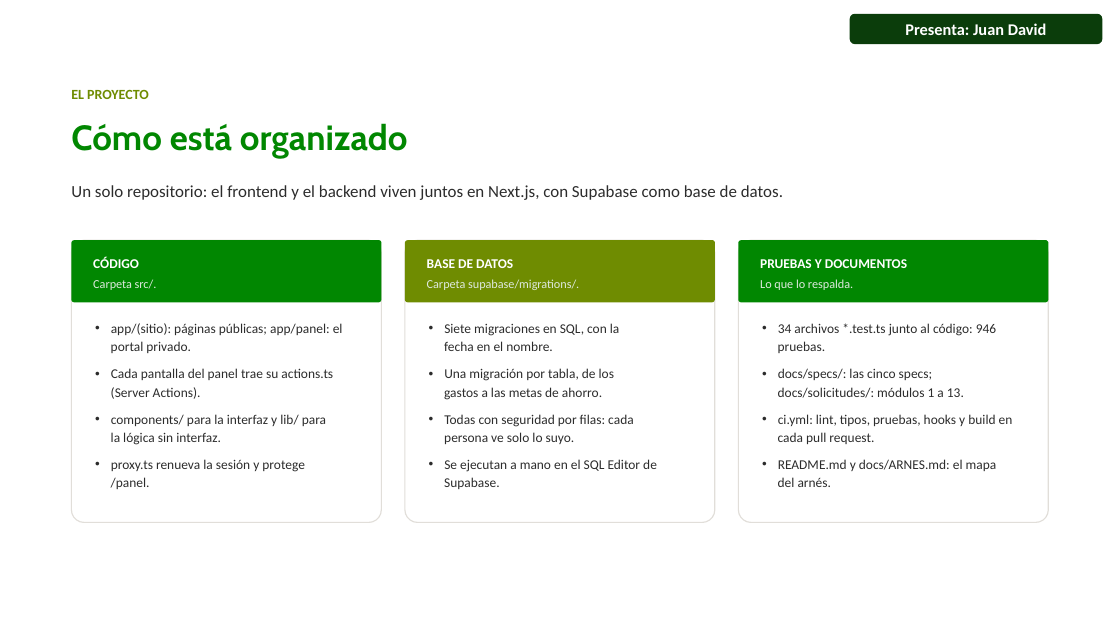
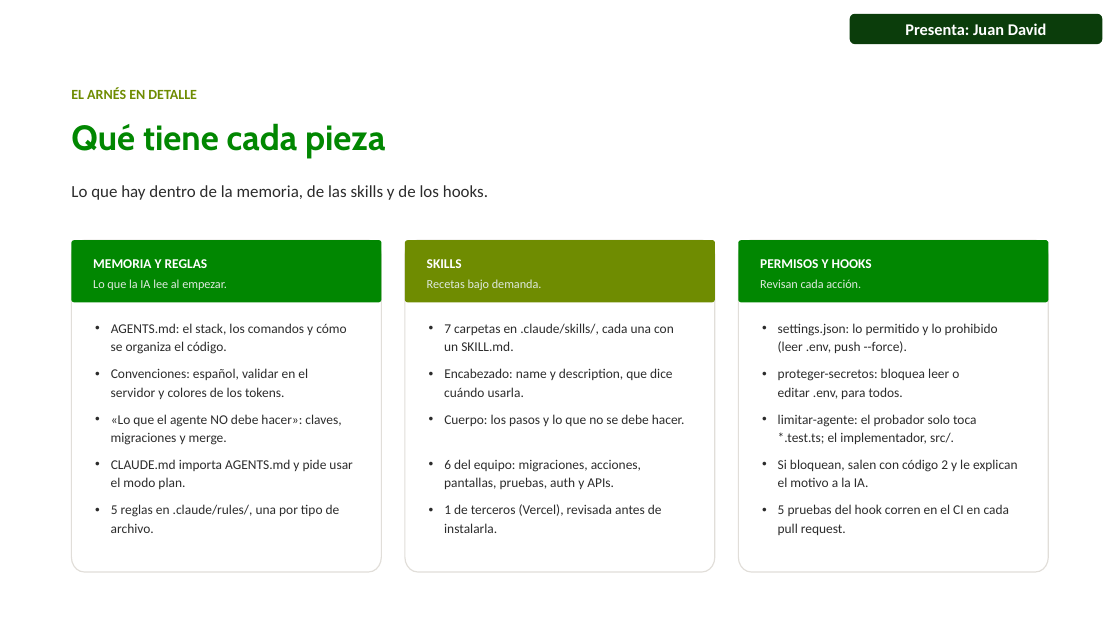
Before and after one commit to juandadevp/cuentasclaras, a slide deck: slide 6 of docs/Exposicion_Cuentas_Claras_con_responsables.pptx (slide 4 before the commit). Drawn at 1120x630 pixels with LibreOffice and Linux fonts; fonts in the diff are those of the drawing; background and template pictures are left out. Boxes give left, top, right and bottom in pixels: in the first picture for what was removed or moved away, otherwise in the second. Text is boxed around its words. In the diff, an @@ line names an element or a change of style, - is before the commit and + after.

```diff
--- a/docs/Exposicion_Cuentas_Claras_con_responsables.pptx
+++ b/docs/Exposicion_Cuentas_Claras_con_responsables.pptx
@@ text at (x1=71, y1=88, x2=197, y2=99): text changed @@
-EL PROYECTO
+EL ARNÉS EN DETALLE
@@ title at (x1=71, y1=123, x2=385, y2=159): text changed @@
-Cómo está organizado
+Qué tiene cada pieza
@@ text at (x1=71, y1=185, x2=488, y2=200): text changed @@
-Un solo repositorio: el frontend y el backend viven juntos en Next.js, con Supabase como base de datos.
+Lo que hay dentro de la memoria, de las skills y de los hooks.
@@ freeform shape resized from (x1=71, y1=240, x2=381, y2=523) to (x1=71, y1=240, x2=381, y2=572) @@
@@ text at (x1=93, y1=259, x2=227, y2=290): text changed @@
-CÓDIGO
-Carpeta src/.
+MEMORIA Y REGLAS
+Lo que la IA lee al empezar.
@@ freeform shape resized from (x1=405, y1=240, x2=715, y2=523) to (x1=405, y1=240, x2=715, y2=572) @@
@@ freeform shape resized from (x1=405, y1=240, x2=715, y2=523) to (x1=405, y1=240, x2=715, y2=572) @@
@@ text at (x1=427, y1=259, x2=542, y2=290): text changed @@
-BASE DE DATOS
-Carpeta supabase/migrations/.
+SKILLS
+Recetas bajo demanda.
@@ freeform shape resized from (x1=739, y1=240, x2=1049, y2=523) to (x1=739, y1=240, x2=1049, y2=572) @@
@@ freeform shape resized from (x1=739, y1=240, x2=1049, y2=523) to (x1=739, y1=240, x2=1049, y2=572) @@
@@ text at (x1=760, y1=259, x2=872, y2=288): text changed; size 11.5 to 10.5 pt; text colour #FFFFFF to #DEE9DE; bold off @@
-PRUEBAS Y DOCUMENTOS
-Lo que lo respalda.
+PERMISOS Y HOOKS
+Revisan cada acción.
@@ text at (x1=111, y1=323, x2=346, y2=354): text changed @@
-• app/(sitio): páginas públicas; app/panel: el portal privado.
+• AGENTS.md: el stack, los comandos y cómo se organiza el código.
@@ text at (x1=444, y1=323, x2=674, y2=351): text changed @@
-• Siete migraciones en SQL, con la fecha en el nombre.
+• 7 carpetas en .claude/skills/, cada una con un SKILL.md.
@@ text at (x1=778, y1=323, x2=998, y2=353): text changed @@
-• 34 archivos *.test.ts junto al código: 946 pruebas.
+• settings.json: lo permitido y lo prohibido (leer .env, push --force).
@@ text at (x1=111, y1=368, x2=308, y2=399): text changed @@
-• Cada pantalla del panel trae su actions.ts (Server Actions).
+• Convenciones: español, validar en el servidor y colores de los tokens.
@@ text removed at (x1=444, y1=368, x2=614, y2=400) @@
-• Una migración por tabla, de los gastos a las metas de ahorro.
@@ text added at (x1=444, y1=368, x2=672, y2=397), 11.5 pt, text #2C2C2C @@
+• Encabezado: name y description, que dice cuándo usarla.
@@ text at (x1=778, y1=368, x2=959, y2=399): text changed @@
-• docs/specs/: las cinco specs; docs/solicitudes/: módulos 1 a 13.
+• proteger-secretos: bloquea leer o editar .env, para todos.
@@ text at (x1=111, y1=414, x2=341, y2=445): text changed @@
-• components/ para la interfaz y lib/ para la lógica sin interfaz.
+• «Lo que el agente NO debe hacer»: claves, migraciones y merge.
@@ text at (x1=444, y1=414, x2=685, y2=426): text changed @@
-• Todas con seguridad por filas: cada persona ve solo lo suyo.
+• Cuerpo: los pasos y lo que no se debe hacer.
@@ text at (x1=778, y1=414, x2=976, y2=444): text changed @@
-• ci.yml: lint, tipos, pruebas, hooks y build en cada pull request.
+• limitar-agente: el probador solo toca *.test.ts; el implementador, src/.
@@ text at (x1=111, y1=459, x2=352, y2=489): text changed @@
-• proxy.ts renueva la sesión y protege /panel.
+• CLAUDE.md importa AGENTS.md y pide usar el modo plan.
@@ text at (x1=444, y1=459, x2=641, y2=489): text changed @@
-• Se ejecutan a mano en el SQL Editor de Supabase.
+• 6 del equipo: migraciones, acciones, pantallas, pruebas, auth y APIs.
@@ text at (x1=778, y1=459, x2=1018, y2=487): text changed @@
-• README.md y docs/ARNES.md: el mapa del arnés.
+• Si bloquean, salen con código 2 y le explican el motivo a la IA.
@@ text added at (x1=111, y1=504, x2=340, y2=533), 11.5 pt, text #2C2C2C @@
+• 5 reglas en .claude/rules/, una por tipo de archivo.
@@ text added at (x1=444, y1=504, x2=662, y2=533), 11.5 pt, text #2C2C2C @@
+• 1 de terceros (Vercel), revisada antes de instalarla.
@@ text added at (x1=778, y1=504, x2=1009, y2=535), 11.5 pt, text #2C2C2C @@
+• 5 pruebas del hook corren en el CI en cada pull request.
```
Also in this commit, not shown: 12 other slides changed, 1 slide removed, 1 other file.
